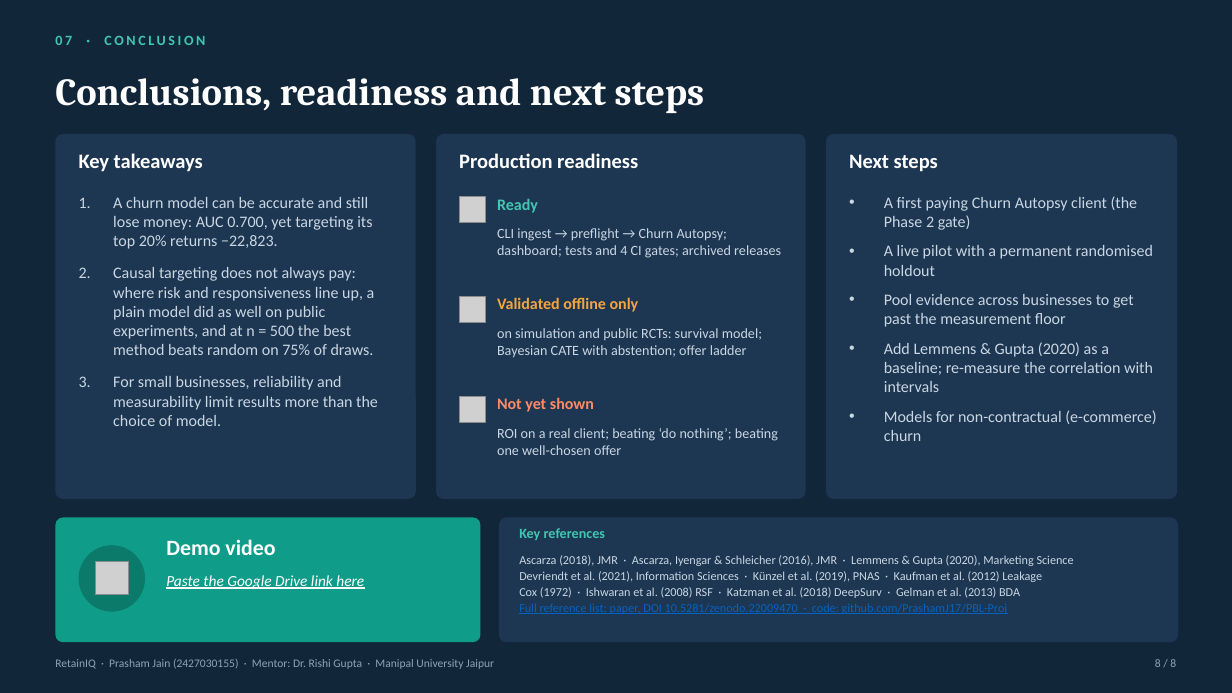
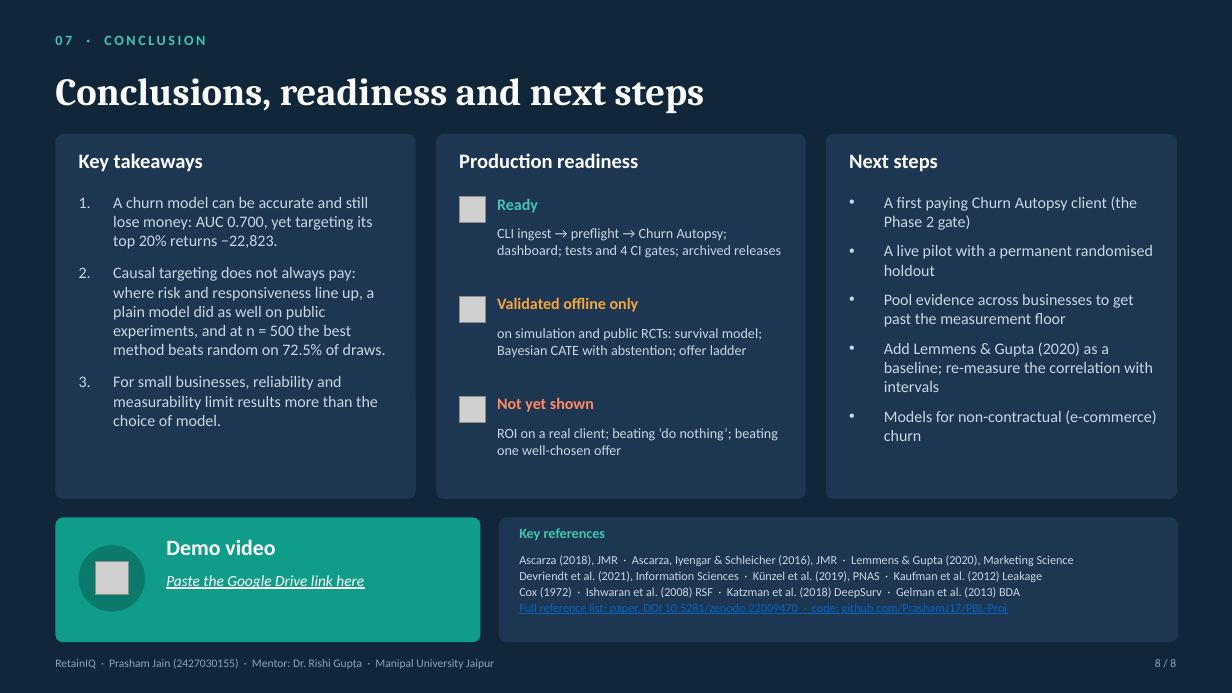
Before and after one commit to PrashamJ17/PBL-Proj, a slide deck: slide 8 of presentation/RetainIQ_Presentation.pptx. Drawn at 1232x693 pixels with LibreOffice and Linux fonts; fonts in the diff are those of the drawing; grey boxes stand for pictures. Boxes give left, top, right and bottom in pixels: in the first picture for what was removed or moved away, otherwise in the second. Text is boxed around its words. In the diff, an @@ line names an element or a change of style, - is before the commit and + after.

```diff
--- a/presentation/RetainIQ_Presentation.pptx
+++ b/presentation/RetainIQ_Presentation.pptx
@@ text at [113,267,386,355]: text changed @@
-2. Causal targeting does not always pay: where risk and responsiveness line up, a plain model did as well on public experiments, and at n = 500 the best method beats random on 75% of draws.
+2. Causal targeting does not always pay: where risk and responsiveness line up, a plain model did as well on public experiments, and at n = 500 the best method beats random on 72.5% of draws.
```
Also in this commit, not shown: 3 other slides changed, 25 other files.
